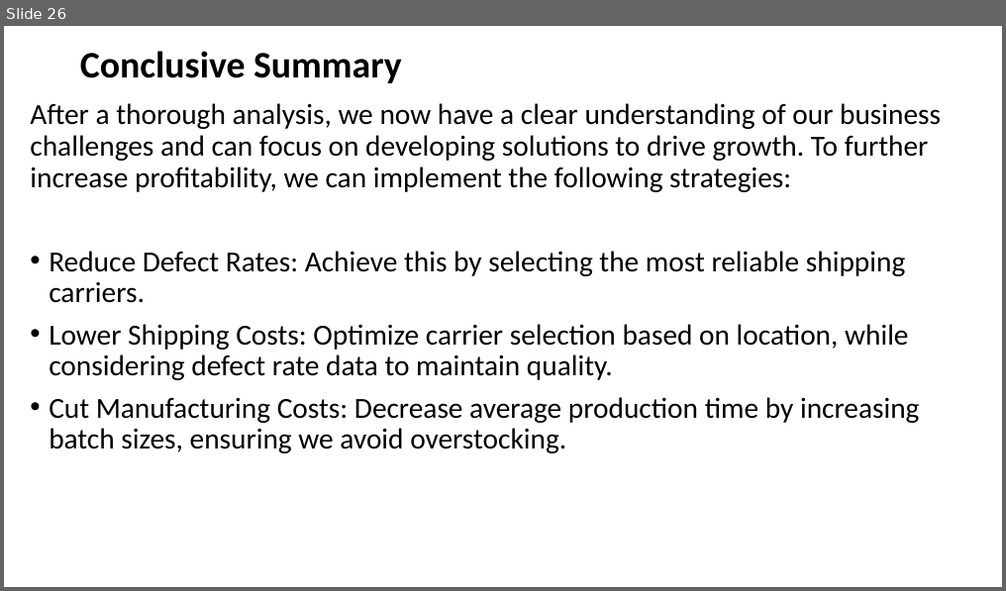
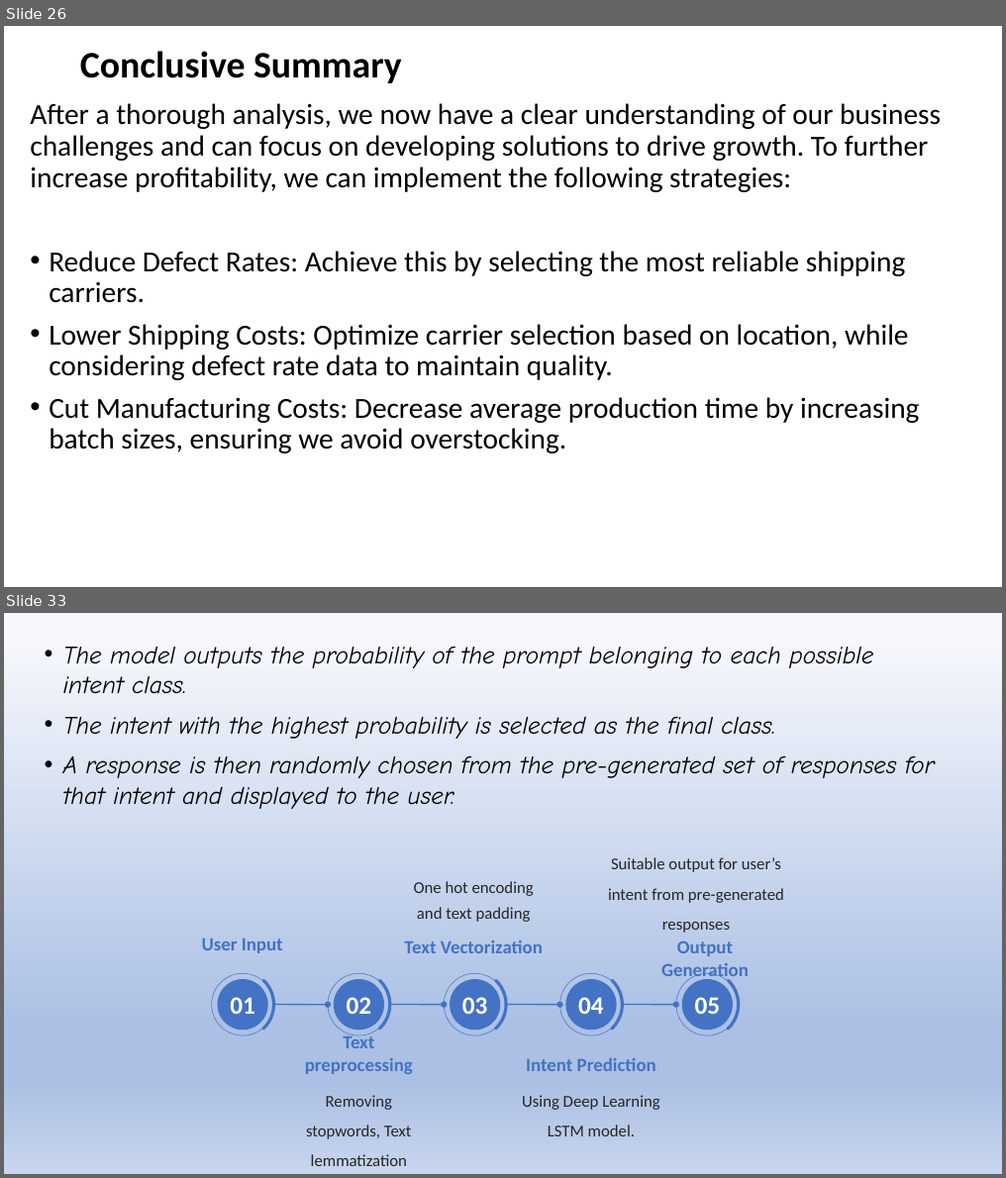
Before and after one commit to Sanket2102/Supply-Chain-Management, a slide deck: Supply Chain Management Presentation.pptx. Shown one above the other, each under a label of ours: slide 26 before the commit, slides 26 and 33 after it; the slides between them are not shown. The pictures are 1006x591 and 1006x1178 pixels, drawn with LibreOffice and Linux fonts; fonts in the diff are those of the drawing; background and template pictures are left out. Boxes give left, top, right and bottom in pixels: in the first picture for what was removed or moved away, otherwise in the second. Text is boxed around its words. In the diff, an @@ line names an element or a change of style, - is before the commit and + after.

```diff
--- a/Supply Chain Management Presentation.pptx
+++ b/Supply Chain Management Presentation.pptx
@@ slide 33 added at (4,613,1002,1174), background gradient #F6F8FC to #ABC0E4 to #C7D5ED @@
@@ text added at (63,646,935,809), 24 pt, text #000000, italic @@
+• The model outputs the probability of the prompt belonging to each possible intent class.
+• The intent with the highest probability is selected as the final class.
+• A response is then randomly chosen from the pre-generated set of responses for that intent and displayed to the user.
@@ text added at (608,858,784,933), 16 pt, text #262626 @@
+Suitable output for user’s intent from pre-generated responses
@@ text added at (414,881,534,922), 16 pt, text #262626 @@
+One hot encoding and text padding
@@ text added at (202,939,283,954), 18 pt, text #4472C4, bold @@
+User Input
@@ text added at (404,941,543,954), 18 pt, text #4472C4, bold @@
+Text Vectorization
@@ text added at (661,942,748,981), 18 pt, text #4472C4, bold @@
+Output Generation
@@ arc (boxed as its full ellipse) added at (207,971,273,1039), outline #4472C4 3 pt @@
@@ ellipse added at (211,973,273,1036), outline #4472C4 0.5 pt @@
@@ ellipse added at (218,979,268,1030), fill #4472C4, 24 pt, text #FFFFFF, bold @@
+01
@@ arc (boxed as its full ellipse) added at (323,971,389,1039), outline #4472C4 3 pt @@
@@ ellipse added at (328,973,390,1036), outline #4472C4 0.5 pt @@
@@ ellipse added at (334,979,384,1030), fill #4472C4, 24 pt, text #FFFFFF, bold @@
+02
@@ arc (boxed as its full ellipse) added at (440,971,506,1039), outline #4472C4 3 pt @@
@@ ellipse added at (445,973,506,1036), outline #4472C4 0.5 pt @@
@@ ellipse added at (450,979,500,1030), fill #4472C4, 24 pt, text #FFFFFF, bold @@
+03
@@ arc (boxed as its full ellipse) added at (555,971,623,1039), outline #4472C4 3 pt @@
@@ ellipse added at (560,973,623,1036), outline #4472C4 0.5 pt @@
@@ ellipse added at (566,979,617,1030), fill #4472C4, 24 pt, text #FFFFFF, bold @@
+04
@@ arc (boxed as its full ellipse) added at (672,971,739,1039), outline #4472C4 3 pt @@
@@ ellipse added at (676,973,739,1036), outline #4472C4 0.5 pt @@
@@ ellipse added at (682,979,734,1030), fill #4472C4, 24 pt, text #FFFFFF, bold @@
+05
@@ arrow added from (275, 1004) to (328, 1004), #4472C4 1.25 pt @@
@@ arrow added from (391, 1004) to (445, 1004), #4472C4 1.25 pt @@
@@ arrow added from (508, 1004) to (560, 1004), #4472C4 1.25 pt @@
@@ arrow added from (624, 1004) to (676, 1004), #4472C4 1.25 pt @@
@@ text added at (305,1034,413,1074), 18 pt, text #4472C4, bold @@
+Text preprocessing
@@ text added at (526,1059,656,1071), 18 pt, text #4472C4, bold @@
+Intent Prediction
@@ text added at (306,1095,412,1166), 16 pt, text #262626 @@
+Removing stopwords, Text lemmatization
@@ text added at (522,1095,660,1137), 16 pt, text #262626 @@
+Using Deep Learning LSTM model.
```
Also in this commit, not shown: 2 slides changed, 27 other slides added.
